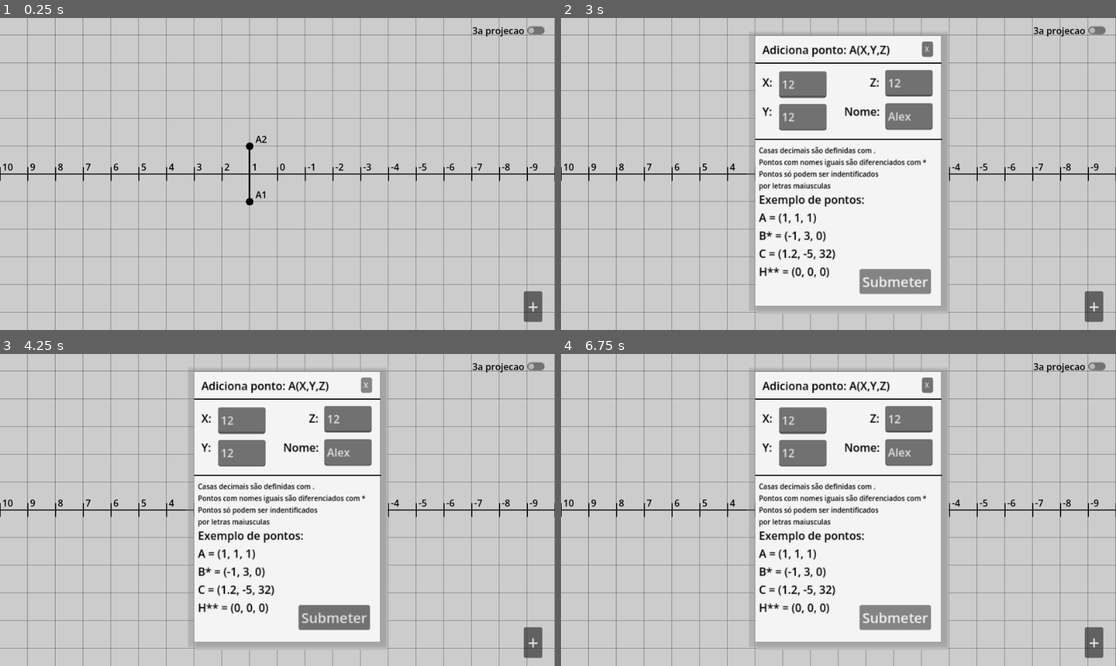
Above: before the commit, frames 1-4 (two rows, left to right).
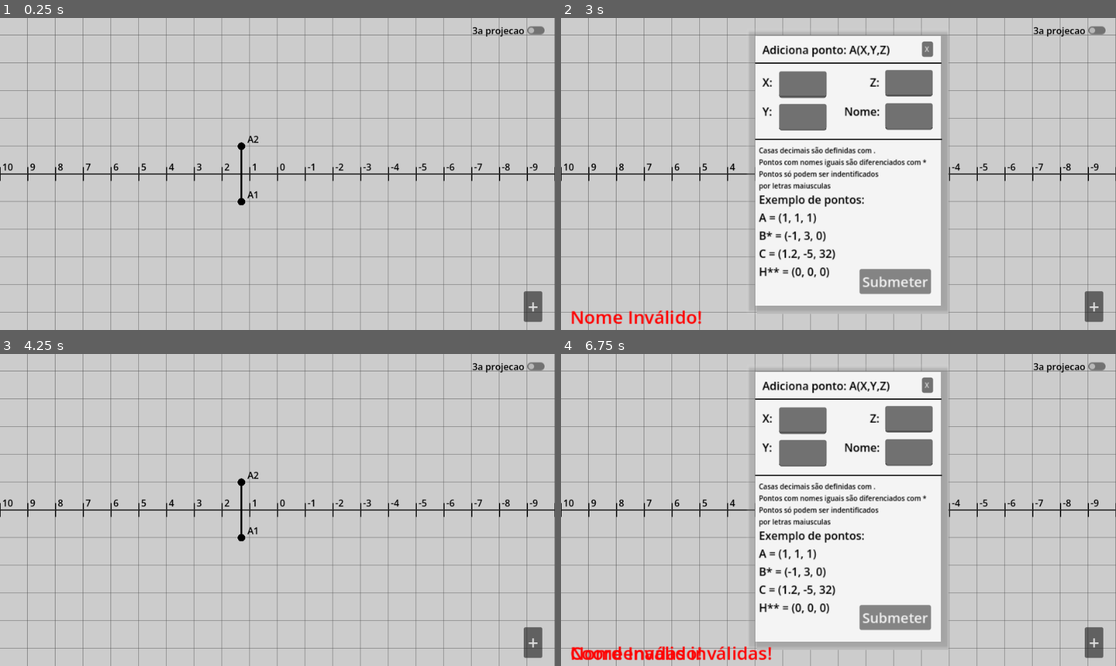
Above: after the commit, the same moments.

Repository: KP913/GeoDes-Editor
Game: Godot game, scene res://scenes/main.tscn
Same seed, same stepped clock (60 frames per second), same inputs: the game is played once before the commit and once after it.
Inputs (mouse positions are in pixels of both pictures, inside the frame that each line leads up to):
- Up to frame 1 (0.25 s): no input
- Up to frame 2 (3 s): click "+" at 0.5 s; click (805, 83) at 1.27 s; type "12" at 1.35 s; click (805, 117) at 1.5 s; type "12" at 1.58 s; click (910, 83) at 1.73 s; type "12" at 1.82 s; click (910, 117) at 2.02 s; type "Alex" at 2.1 s; click "Submeter" at 2.75 s
- Up to frame 3 (4.25 s): click "X" at 3.5 s
- Up to frame 4 (6.75 s): click "3a projecao" at 4.25 s; click "+" at 5 s; click "3a projecao" at 5.75 s; click "Submeter" at 6.5 s

The runs differ from the first frame. In frame 1, 0.3% of the frame differs, in the area x 42-49%, y 37-61%; in frame 2, 0.7%; in frame 3, 30%, in the area x 33-70%, y 5-95%; in frame 4, 1.2%.
Error before the commit: Invalid access to property or key 'text' on a base object of type 'null instance'. (res://scripts/add_point_popup.gd:33)

Commit message:
Feat: Fully finished the logic behind adding points!

Diff:
--- a/scenes/AddPointPopup.tscn
+++ b/scenes/AddPointPopup.tscn
@@ -31,39 +31,6 @@
 scale = Vector2(1.2, 1.2)
 script = ExtResource("1_j55nv")
 
-[node name="ErrorMessageCoords" type="Label" parent="." unique_id=1391599296]
-visible = false
-layout_mode = 0
-offset_left = -360.0
-offset_top = 213.33331
-offset_right = -192.0
-offset_bottom = 249.33331
-theme_override_colors/font_color = Color(1, 0, 0, 1)
-theme_override_font_sizes/font_size = 26
-text = "Coordenadas inválidas!"
-
-[node name="ErrorMessageName" type="Label" parent="." unique_id=872165948]
-visible = false
-layout_mode = 0
-offset_left = -360.0
-offset_top = 213.33331
-offset_right = -192.0
-offset_bottom = 249.33331
-theme_override_colors/font_color = Color(1, 0, 0, 1)
-theme_override_font_sizes/font_size = 26
-text = "Nome Inválido!"
-
-[node name="SubmitMessage" type="Label" parent="." unique_id=1478623459]
-visible = false
-layout_mode = 0
-offset_left = -720.0
-offset_top = 426.66663
-offset_right = -552.0
-offset_bottom = 462.66663
-theme_override_colors/font_color = Color(0.23333335, 1, 0, 1)
-theme_override_font_sizes/font_size = 26
-text = "Ponto foi adicionado! <ponto>"
-
 [node name="Panelbackshadow" type="Panel" parent="." unique_id=1933737347]
 layout_mode = 0
 offset_left = -90.83334
@@ -220,10 +187,10 @@
 
 [node name="LabelExplicação" type="Label" parent="." unique_id=1231680029]
 layout_mode = 0
-offset_left = -87.500015
-offset_top = -15.833331
-offset_right = 174.99995
-offset_bottom = 100.16667
+offset_left = -87.50003
+offset_top = -15.8333435
+offset_right = 174.99994
+offset_bottom = 100.16666
 theme_override_colors/font_color = Color(0, 0, 0, 1)
 theme_override_font_sizes/font_size = 10
 text = "Casas decimais são definidas com .
@@ -234,5 +201,38 @@
 
 "
 
+[node name="ErrorMessageName" type="Label" parent="." unique_id=872165948]
+visible = false
+layout_mode = 0
+offset_left = -360.0
+offset_top = 213.33331
+offset_right = -170.0
+offset_bottom = 249.33331
+theme_override_colors/font_color = Color(1, 0, 0, 1)
+theme_override_font_sizes/font_size = 26
+text = "Nome Inválido!"
+
+[node name="SubmitMessage" type="Label" parent="." unique_id=1478623459]
+visible = false
+layout_mode = 0
+offset_left = -362.49997
+offset_top = 204.99997
+offset_right = 14.5000305
+offset_bottom = 240.99997
+theme_override_colors/font_color = Color(0.08866667, 0.38, 0, 1)
+theme_override_font_sizes/font_size = 26
+text = "Ponto foi adicionado! "
+
+[node name="ErrorMessageCoords" type="Label" parent="." unique_id=1391599296]
+visible = false
+layout_mode = 0
+offset_left = -360.0
+offset_top = 213.33331
+offset_right = -69.0
+offset_bottom = 249.33331
+theme_override_colors/font_color = Color(1, 0, 0, 1)
+theme_override_font_sizes/font_size = 26
+text = "Coordenadas inválidas!"
+
 [connection signal="pressed" from="ButtonSubmit" to="." method="submit_text"]
 [connection signal="pressed" from="ButtonClose" to="." method="close_popup"]
--- a/scenes/main.tscn
+++ b/scenes/main.tscn
@@ -52,5 +52,5 @@
 [node name="AddPointPopup" parent="HUD" unique_id=2005043627 instance=ExtResource("3_sugp2")]
 visible = false
 
-[connection signal="pressed" from="HUD/AddPoint" to="HUD/AddPointPopup" method="popupoppen"]
+[connection signal="pressed" from="HUD/AddPoint" to="HUD/AddPointPopup" method="open_popup"]
 [connection signal="toggled" from="HUD/3aProjecao" to="." method="_on_a_projecao_toggled"]
--- a/scripts/add_point_popup.gd
+++ b/scripts/add_point_popup.gd
@@ -1,56 +1,82 @@
 extends Control
-var valid_chars = ["0", "1", "2", "3", "4", "5", "6", "7", "8", "9", ",", "-"]
+var name_separator
+var error_message_showtime
+var valid_names = ["A", "B", "C", "D", "E", "F", "G", "H", "I", "J", "K", "L", "M",
+"N", "O", "P", "Q", "R", "S", "T", "U", "V", "W", "X", "Y", "Z", name_separator]
 @onready var main = find_parent("Main")
 
 # Called when the node enters the scene tree for the first time.
 func _ready() -> void:
+	error_message_showtime = main.error_message_showtime
+	name_separator = main.name_separator
 	pass # Replace with function body.
 
 # Called every frame. 'delta' is the elapsed time since the previous frame.
 func _process(delta: float) -> void:
 	pass
 
-func add_char(char: String):
-	if char == "DEL":
-		if $LineEdit.text.length() != 0:
-			$LineEdit.text = $LineEdit.text.substr(0, $LineEdit.text.length() - 1)
-	else:
-		$LineEdit.text += char
-
-func _on_line_edit_text_changed(new_text: String) -> void:
-	for char in new_text:
-		if char not in valid_chars:
-			$LineEdit.text = new_text.remove_char(ord(char))
 
 func close_popup() -> void:
-	$LineEdit.text = ""
+	clear_lines()
 	hide()
 
-func popupoppen() -> void:
+func open_popup() -> void:
 	show()
 
 func submit_text() -> void:
-	var list = $LineEdit.text.split(",")
-	if list.size() != 3:
-		$LineEdit.text = ""
-		$ErrorMessage.show()
-		await get_tree().create_timer(5).timeout
-		$ErrorMessage.hide()
+	var coord1 = $LineEditX.text
+	var coord2 = $LineEditY.text
+	var coord3 = $LineEditZ.text
+	var point_name = $LineEditName.text
+	clear_lines()
+	if not is_valid_coord(coord1) or not is_valid_coord(coord2) or not is_valid_coord(coord3):
+		show_coords_error()
 		return
 
-	var point = Vector3()
-	point.x = int(list[0])
-	point.y = int(list[1])
-	point.z = int(list[2])
+	if not is_valid_name(point_name):
+		show_name_error()
+		return
 
-	main.add_point(point, "AAA" + str(main.pointindice)) #TODO Change the point name here to the actual name
-	close_popup()
+	var point = Vector3(float(coord1), float(coord2), float(coord3))
 
-func check_valid_minus(coords: String):
-	var lista
-	lista = coords.split(",")
-	for coord in lista:
-		for i in coord.length():
-			if coord[i] == "-" and i != 0:
-				return false
+	show_success_message(point)
+	main.add_point(point, point_name)
+
+func clear_lines():
+	$LineEditX.text = ""
+	$LineEditY.text = ""
+	$LineEditZ.text = ""
+	$LineEditName.text = ""
+
+func is_valid_coord(coord: String):
+	return coord.is_valid_float()
+
+func is_valid_name(name: String):
+	var i =  0
+	for char in name:
+		if char not in valid_names:
+			return false
+		if char != name_separator and i != 0:
+			return false
+		if char == name_separator and i == 0:
+			return false
+	for ponto in main.get_node("Pontos").get_children():
+		if name == ponto.name:
+			return false
 	return true
+
+func show_coords_error():
+	$ErrorMessageCoords.show()
+	await get_tree().create_timer(error_message_showtime).timeout
+	$ErrorMessageCoords.hide()
+
+func show_name_error():
+	$ErrorMessageName.show()
+	await get_tree().create_timer(error_message_showtime).timeout
+	$ErrorMessageName.hide()
+
+func show_success_message(point: Vector3):
+	$SubmitMessage.text += str(point)
+	$SubmitMessage.show()
+	await get_tree().create_timer(error_message_showtime).timeout
+	$SubmitMessage.hide()
--- a/scripts/main.gd
+++ b/scripts/main.gd
@@ -1,12 +1,14 @@
 extends Node2D
 
-var testing_points := [Vector3(1, 1, 1)]
+var testing_points := [Vector3(1.3, 1, 1)]
 var inicialpointname := "A"
 var pointindice := 0
 var is_P3_visible := false
 var grid_scaling_factor: int = 48
-var text_offset_from
+var text_offset_from_point := Vector2(10, -24)
 var percent_grid_line_opacity := 30
+var error_message_showtime := 5 #in seconds
+var name_separator := "*"
 
 
 # Called when the node enters the scene tree for the first time.
@@ -55,8 +57,3 @@
 	ponto.name = name
 	pointindice += 1
 	$Pontos.add_child(ponto)
-
-
-
-func _on_add_point_pressed() -> void:
-	pass # Replace with function body.
--- a/scripts/point.gd
+++ b/scripts/point.gd
@@ -1,13 +1,14 @@
 extends Node2D
 
-var coords := Vector3(3, 3, 3)
-var text_offset_from_point := Vector2(10, -24)
+var coords := Vector3(0, 0, 0)
+var text_offset_from_point
 var grid_scaling_factor: int
 @onready var main = find_parent("Main")
 
 # Called when the node enters the scene tree for the first time.
 func _ready() -> void:
-	grid_scaling_factor = main.grid_scaling_factor #Gets the grid scaling factor set in main
+	grid_scaling_factor = main.grid_scaling_factor
+	text_offset_from_point = main.text_offset_from_point
 	pass
 
 # Called every frame. 'delta' is the elapsed time since the previous frame.
